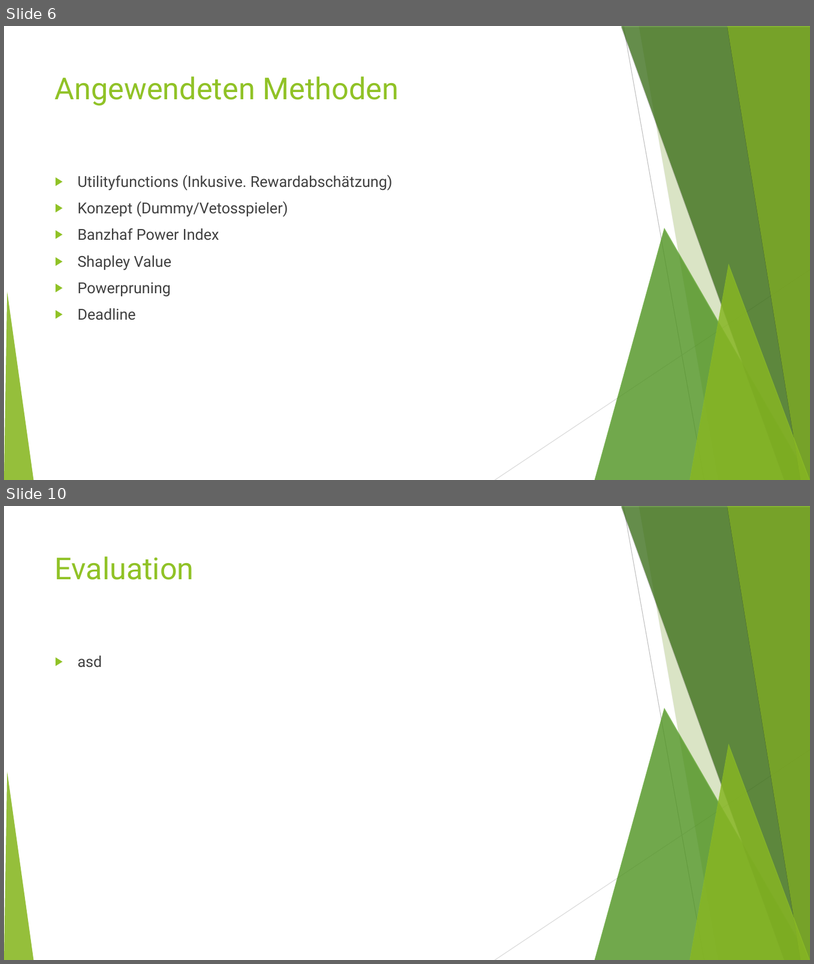
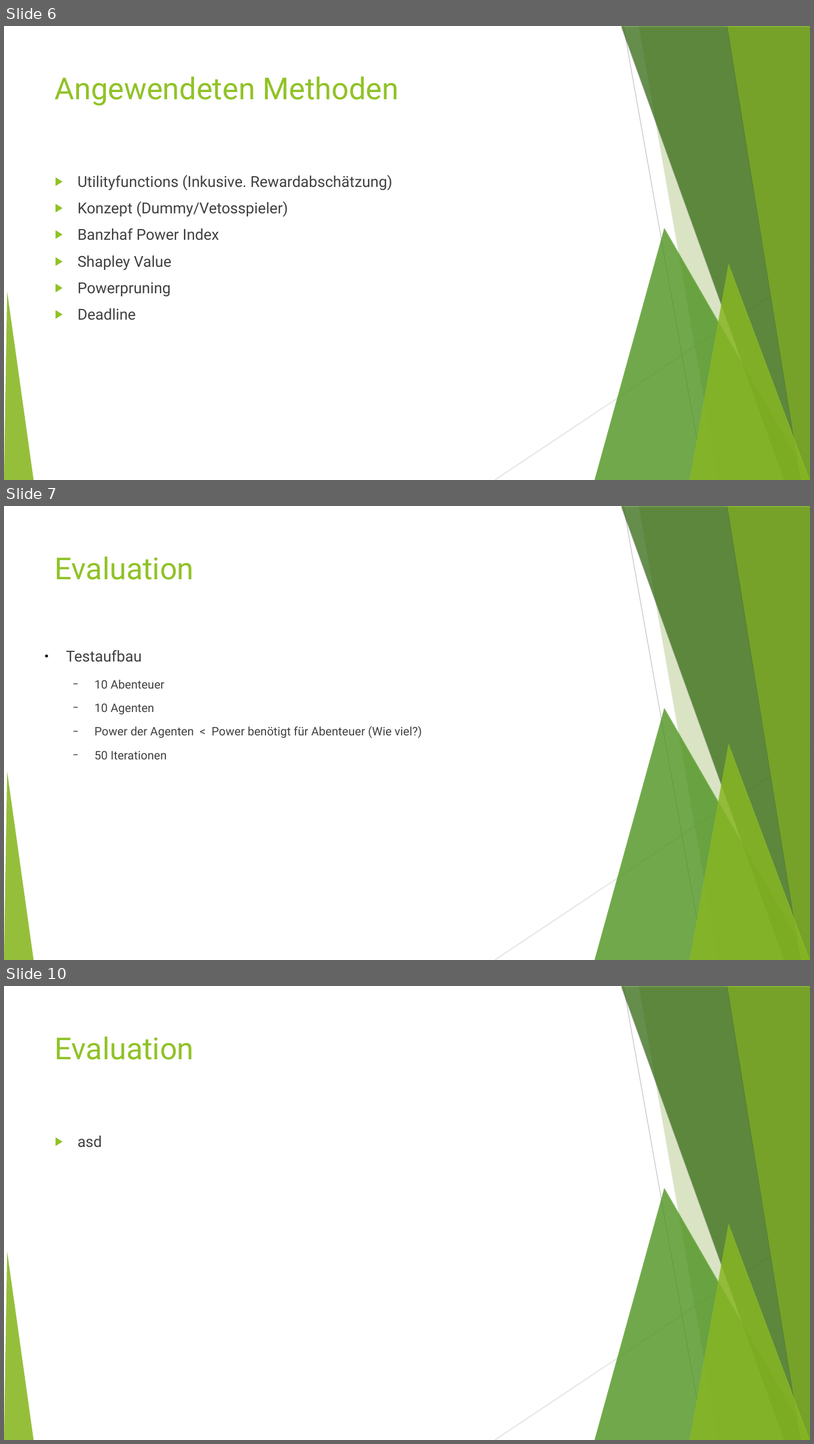
Before and after one commit to MFizz/AiF, a slide deck: Abschluss/alt.odp. Shown one above the other, each under a label of ours: slides 6 and 10 before the commit, slides 6, 7 and 10 after it; the slides between them are not shown. The pictures are 814x964 and 814x1444 pixels, drawn with LibreOffice and Linux fonts; fonts in the diff are those of the drawing. Boxes give left, top, right and bottom in pixels: in the first picture for what was removed or moved away, otherwise in the second. Text is boxed around its words. In the diff, an @@ line names an element or a change of style, - is before the commit and + after.

```diff
--- a/Abschluss/alt.odp
+++ b/Abschluss/alt.odp
@@ slide 7 added at bbox=[4, 506, 810, 960], background #FFFFFF; not listed: 10 template elements that a slide beside it also shows @@
@@ title added at bbox=[55, 556, 194, 580], 36 pt, text #90C226 @@
+Evaluation
@@ text added at bbox=[66, 650, 422, 759], 14 pt, text #404040 @@
+● Testaufbau
+  − 10 Abenteuer
+  − 10 Agenten
+  − Power der Agenten < Power benötigt für Abenteuer (Wie viel?)
+  − 50 Iterationen
```
Also in this commit, not shown: 2 other slides added, 3 slides removed, 1 other file.
